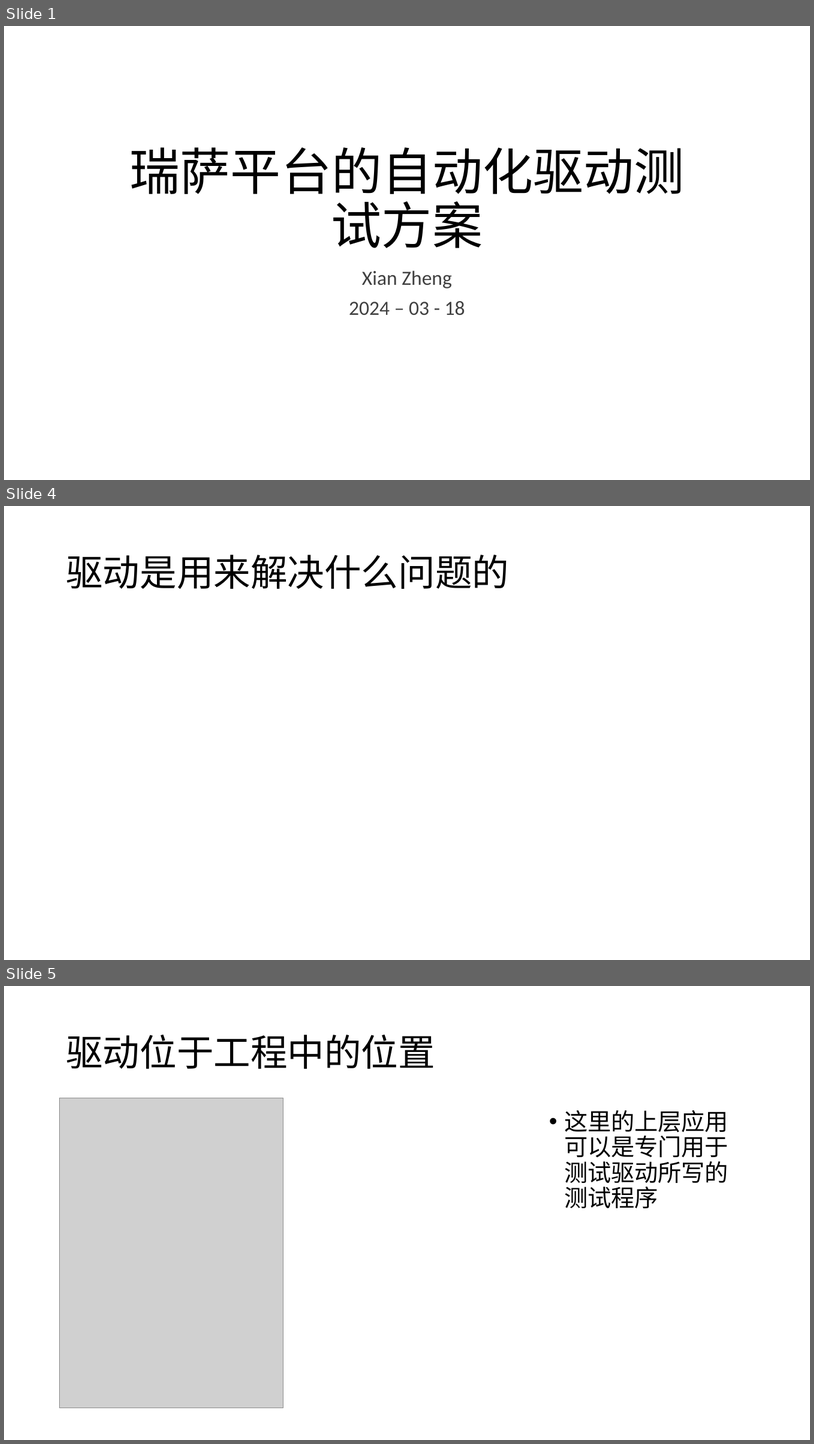
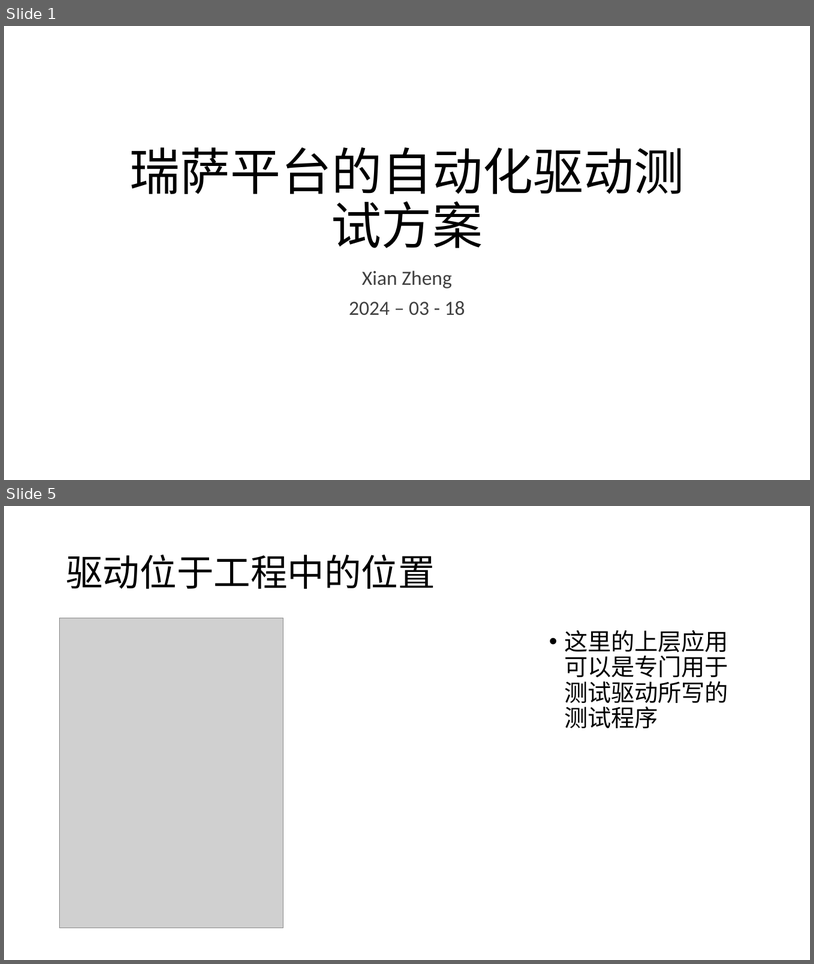
Before and after one commit to whitebkues1/ppt, a slide deck: xianzheng.pptx. Shown one above the other, each under a label of ours: slides 1, 4 and 5 before the commit, slides 1 and 5 after it; the slides between them are not shown. The pictures are 814x1444 and 814x964 pixels, drawn with LibreOffice and Linux fonts; fonts in the diff are those of the drawing; grey boxes stand for pictures. Boxes give left, top, right and bottom in pixels: in the first picture for what was removed or moved away, otherwise in the second. Text is boxed around its words. In the diff, an @@ line names an element or a change of style, - is before the commit and + after.

```diff
--- a/xianzheng.pptx
+++ b/xianzheng.pptx
@@ slide 4 removed at [4, 506, 810, 960], background #FFFFFF @@
@@ title removed at [66, 555, 509, 589] @@
-驱动是用来解决什么问题的
```
Also in this commit, not shown: 7 slides changed, 2 slides added, 1 other slide removed, 9 other files.
